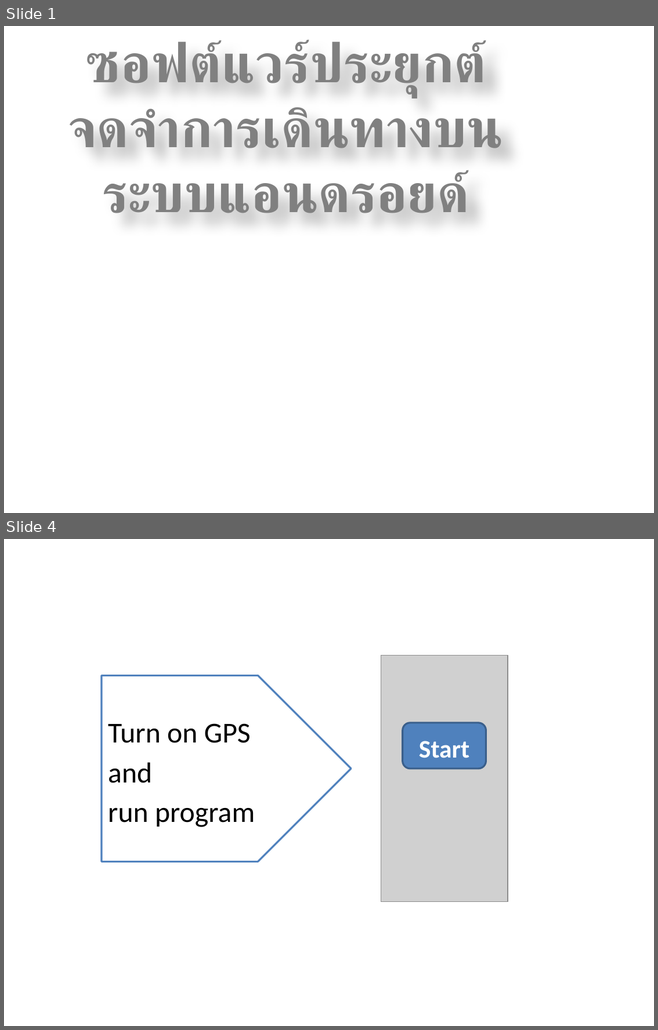
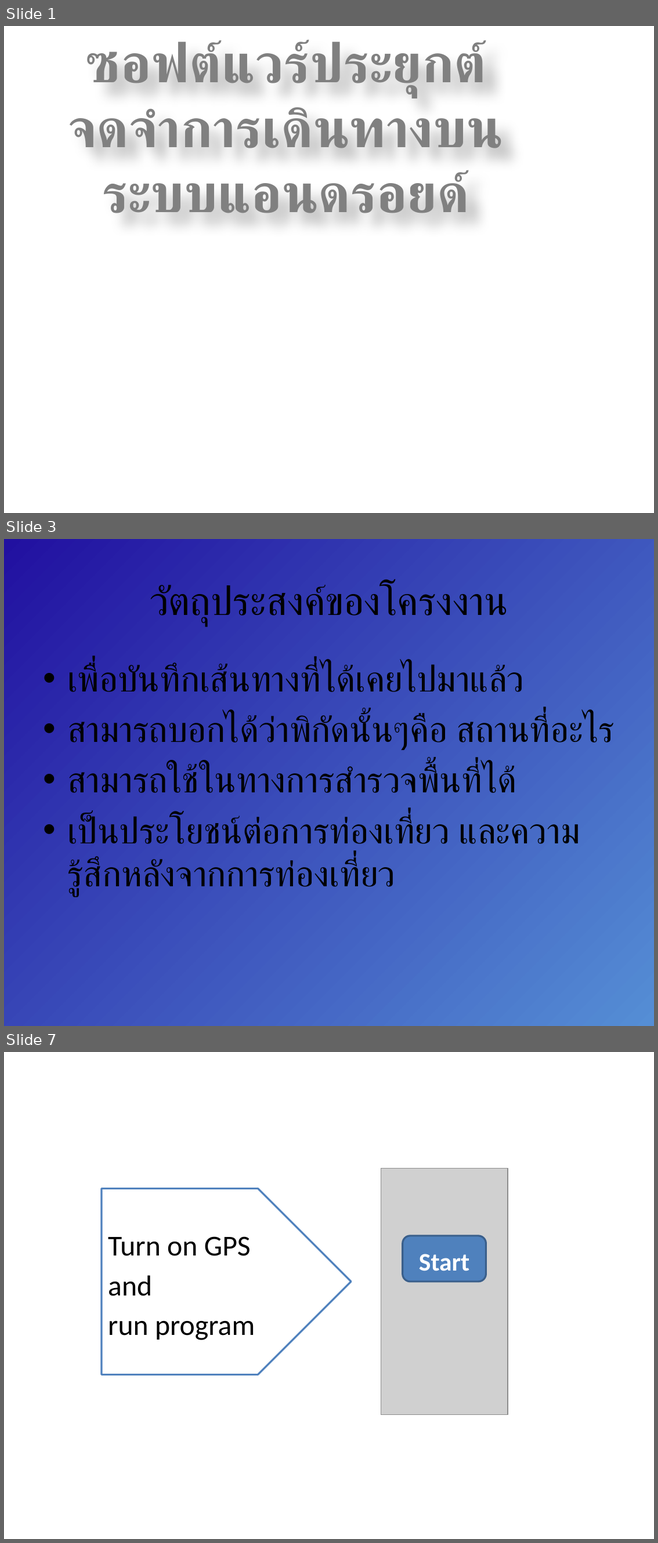
Before and after one commit to amfeelgood/Senior_Project, a slide deck: Doc/ProjectPresentation1.pptx. Shown one above the other, each under a label of ours: slides 1 and 4 before the commit, slides 1, 3 and 7 after it; the slides between them are not shown. The pictures are 658x1030 and 658x1543 pixels, drawn with LibreOffice and Linux fonts; fonts in the diff are those of the drawing; grey boxes stand for pictures; background and template pictures are left out. Boxes give left, top, right and bottom in pixels: in the first picture for what was removed or moved away, otherwise in the second. Text is boxed around its words. In the diff, an @@ line names an element or a change of style, - is before the commit and + after.

```diff
--- a/Doc/ProjectPresentation1.pptx
+++ b/Doc/ProjectPresentation1.pptx
@@ slide 3 added at [4, 539, 654, 1026], background gradient #558ED5 to #2110A0 to #FFFFFF to #FFEBFA @@
@@ title added at [150, 584, 508, 625], 44 pt, text #000000 @@
+วัตถุประสงค์ของโครงงาน
@@ text added at [67, 664, 615, 897], 40 pt, text #000000 @@
+• เพื่อบันทึกเส้นทางที่ได้เคยไปมาแล้ว
+• สามารถบอกได้ว่าพิกัดนั้นๆคือ สถานที่อะไร
+• สามารถใช้ในทางการสำรวจพื้นที่ได้
+• เป็นประโยชน์ต่อการท่องเที่ยว และความรู้สึกหลังจากการท่องเที่ยว
@@ what was slide 4 is now slide 7 @@
```
Also in this commit, not shown: 2 slides changed, 2 other slides added.
